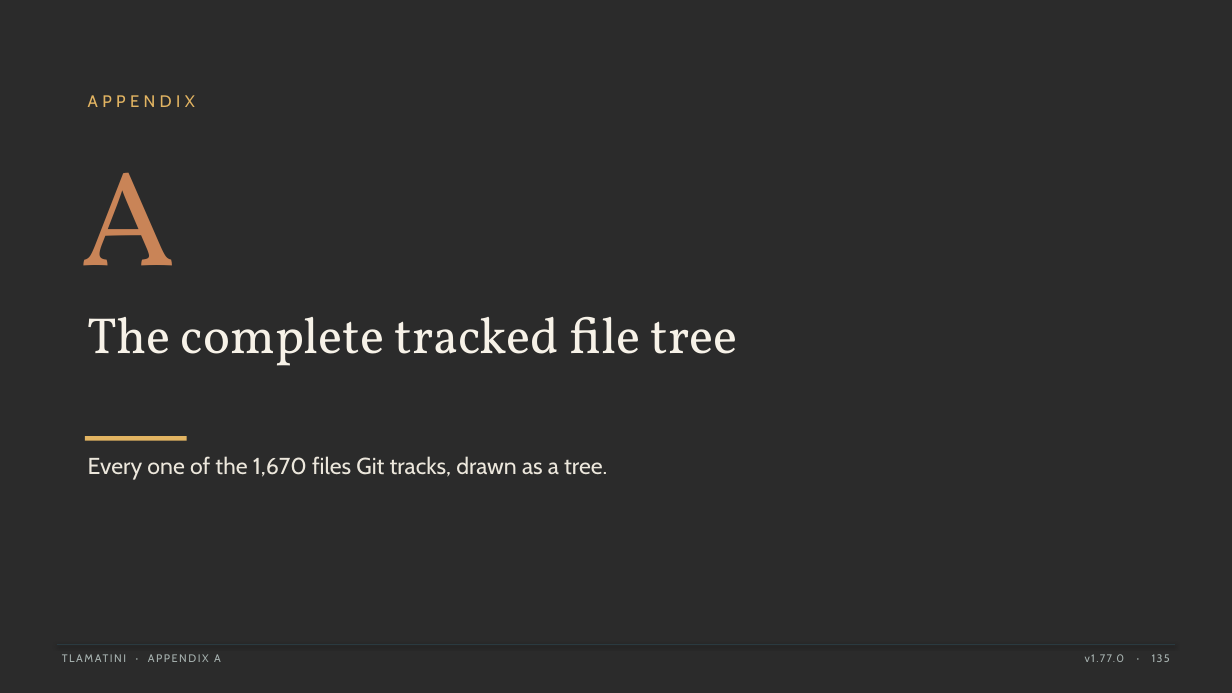
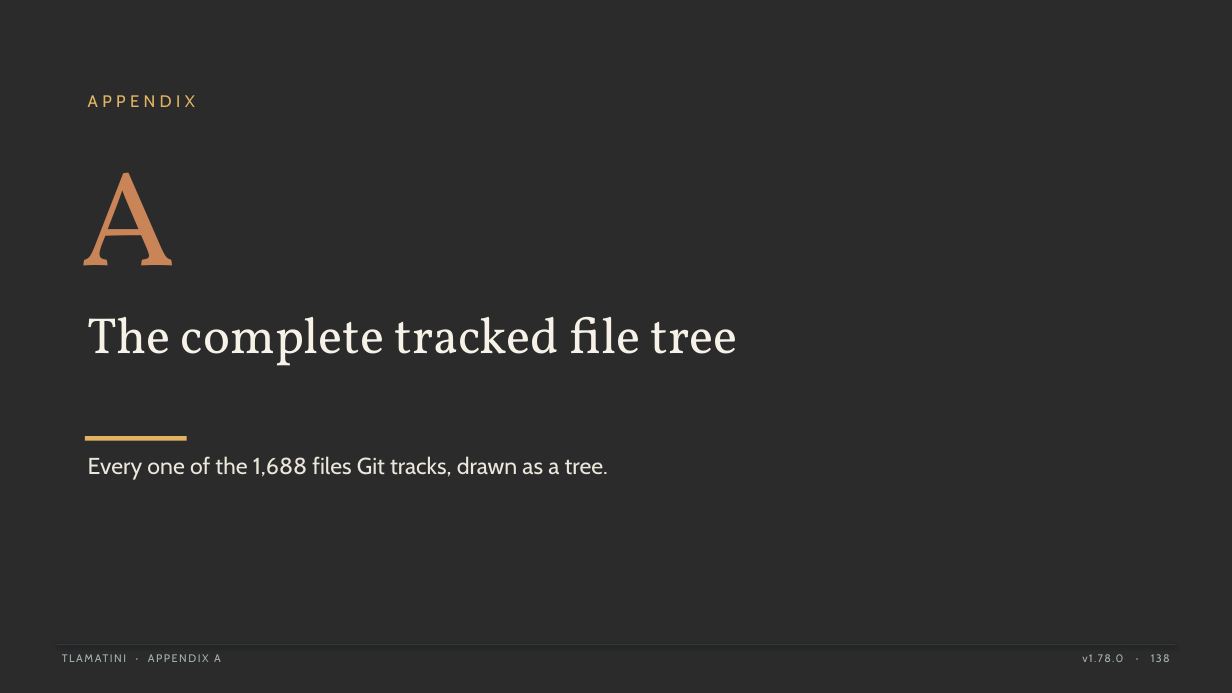
Before and after one commit to XAIHT/Tlamatini, a slide deck: slide 138 of Tlamatini_eXtended_Artificial_Intelligence_Humanly_Tempered.pptx (slide 135 before the commit). Drawn at 1232x693 pixels with LibreOffice and Linux fonts; fonts in the diff are those of the drawing; background and template pictures are left out; a plain dark background stands for a picture behind light text. Boxes give left, top, right and bottom in pixels: in the first picture for what was removed or moved away, otherwise in the second. Text is boxed around its words. In the diff, an @@ line names an element or a change of style, - is before the commit and + after.

```diff
--- a/Tlamatini_eXtended_Artificial_Intelligence_Humanly_Tempered.pptx
+++ b/Tlamatini_eXtended_Artificial_Intelligence_Humanly_Tempered.pptx
@@ text at (x1=88, y1=456, x2=608, y2=480): text changed @@
-Every one of the 1,670 files Git tracks, drawn as a tree.
+Every one of the 1,688 files Git tracks, drawn as a tree.
@@ text at (x1=1082, y1=654, x2=1170, y2=662): text changed @@
-v1.77.0 · 135
+v1.78.0 · 138
```
Also in this commit, not shown: 152 other slides changed, 3 slides added, 2 other files.
